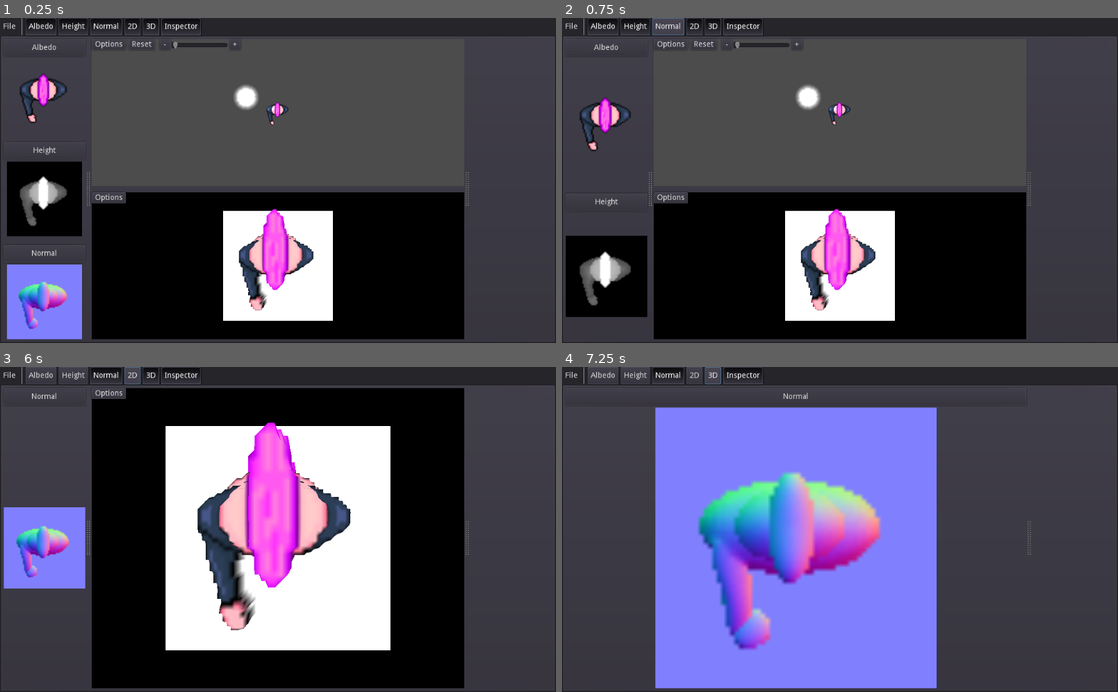
Above: before the commit, frames 1-4 (two rows, left to right).
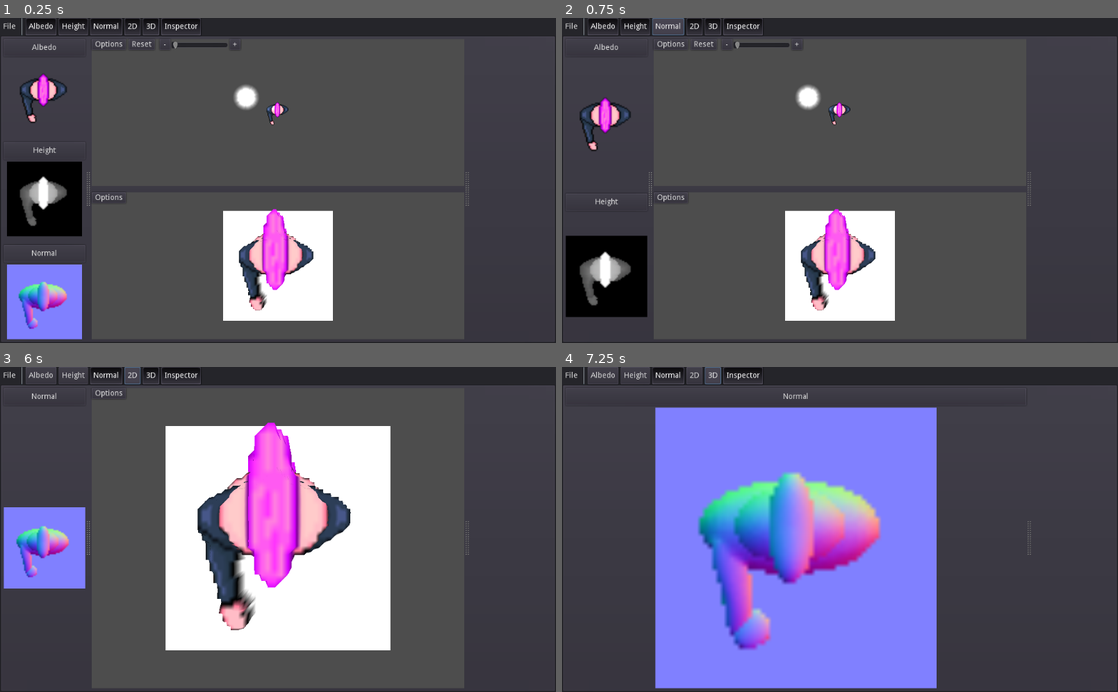
Above: after the commit, the same moments.

Repository: gilzoide/raise-and-shine
Game: Godot game, scene res://mainUI/Main.tscn
Two runs of this game, one before a commit and one after it. Both use one fixed random seed, a clock stepped at 60 frames per second and the inputs below.
Inputs:
- Up to frame 1 (0.25 s): no input
- Up to frame 2 (0.75 s): click "Normal" at 0.5 s
- Up to frame 3 (6 s): click "Normal" at 1.25 s; click "Normal" at 2 s; click "Normal" at 2.75 s; click "File" at 3.5 s; click "Albedo" at 4.25 s; click "Height" at 5 s; click "2D" at 5.75 s
- Up to frame 4 (7.25 s): click "3D" at 6.5 s

The runs differ from the first frame. In frame 1, 23% of the frame differs, in the area x 16-84%, y 53-99%; in frame 2, 23%; in frame 3, 34%, in the area x 16-84%, y 6-99%; in frame 4, nothing differs.

Commit message:
Fix 3D background color

Diff:
--- a/src/editor/visualizers/3D/Environment.tres
+++ b/src/editor/visualizers/3D/Environment.tres
@@ -2,4 +2,5 @@
 
 [resource]
 background_mode = 1
+background_color = Color( 0.301961, 0.301961, 0.301961, 1 )
 ambient_light_color = Color( 1, 1, 1, 1 )
--- a/src/project.godot
+++ b/src/project.godot
@@ -57,4 +57,5 @@
 quality/driver/driver_name="GLES2"
 vram_compression/import_etc=true
 vram_compression/import_etc2=false
+environment/default_clear_color=Color( 0.301961, 0.301961, 0.301961, 1 )
 environment/default_environment="res://default_env.tres"
